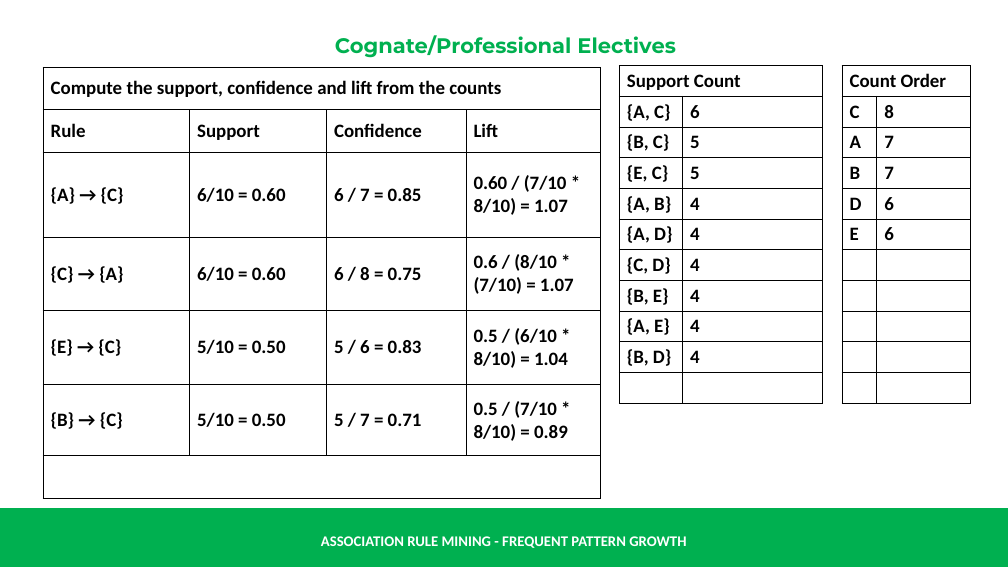
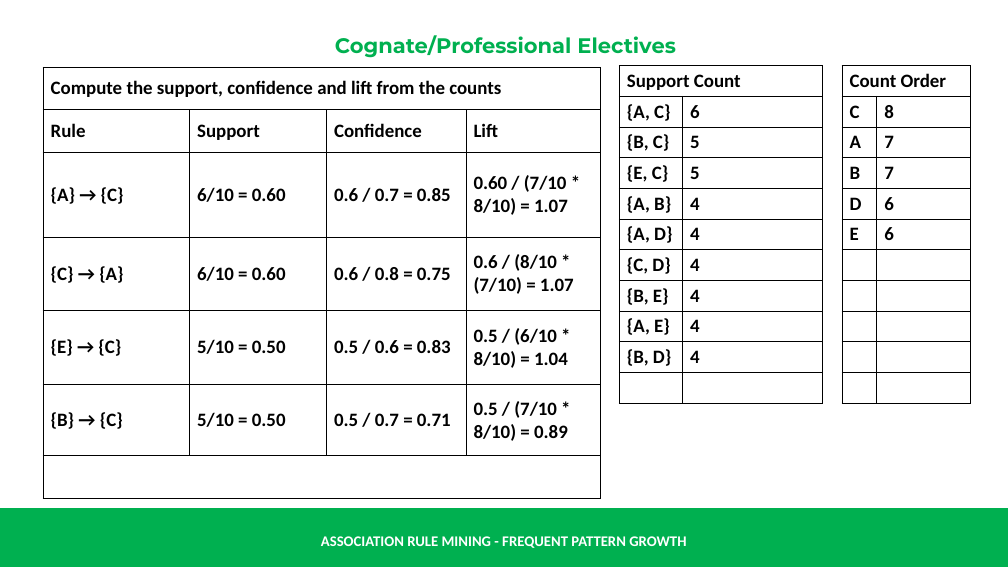
Before and after one commit to renatomaaliw3/public_files, a slide deck: slide 62 of CPE Electives (1 - 3)/01. Lectures Notebook/000. Presentations & Text Books/01. Presentation Slides/33. Association Rule Mining (FP-Growth)/31. Assocation Rule Mining - FP-Growth.pptx. Drawn at 1008x567 pixels with LibreOffice and Linux fonts; fonts in the diff are those of the drawing. Boxes give left, top, right and bottom in pixels: in the first picture for what was removed or moved away, otherwise in the second. Text is boxed around its words. In the diff, an @@ line names an element or a change of style, - is before the commit and + after.

```diff
--- a/CPE Electives (1 - 3)/01. Lectures Notebook/000. Presentations & Text Books/01. Presentation Slides/33. Association Rule Mining (FP-Growth)/31. Assocation Rule Mining - FP-Growth.pptx
+++ b/CPE Electives (1 - 3)/01. Lectures Notebook/000. Presentations & Text Books/01. Presentation Slides/33. Association Rule Mining (FP-Growth)/31. Assocation Rule Mining - FP-Growth.pptx
@@ table at bbox=[43, 67, 600, 498] @@
-row 3, column 3: 6 / 7 = 0.85
+row 3, column 3: 0.6 / 0.7 = 0.85
-row 4, column 3: 6 / 8 = 0.75
+row 4, column 3: 0.6 / 0.8 = 0.75
-row 5, column 3: 5 / 6 = 0.83
+row 5, column 3: 0.5 / 0.6 = 0.83
-row 6, column 3: 5 / 7 = 0.71
+row 6, column 3: 0.5 / 0.7 = 0.71
```
Also in this commit, not shown: 1 other file.
